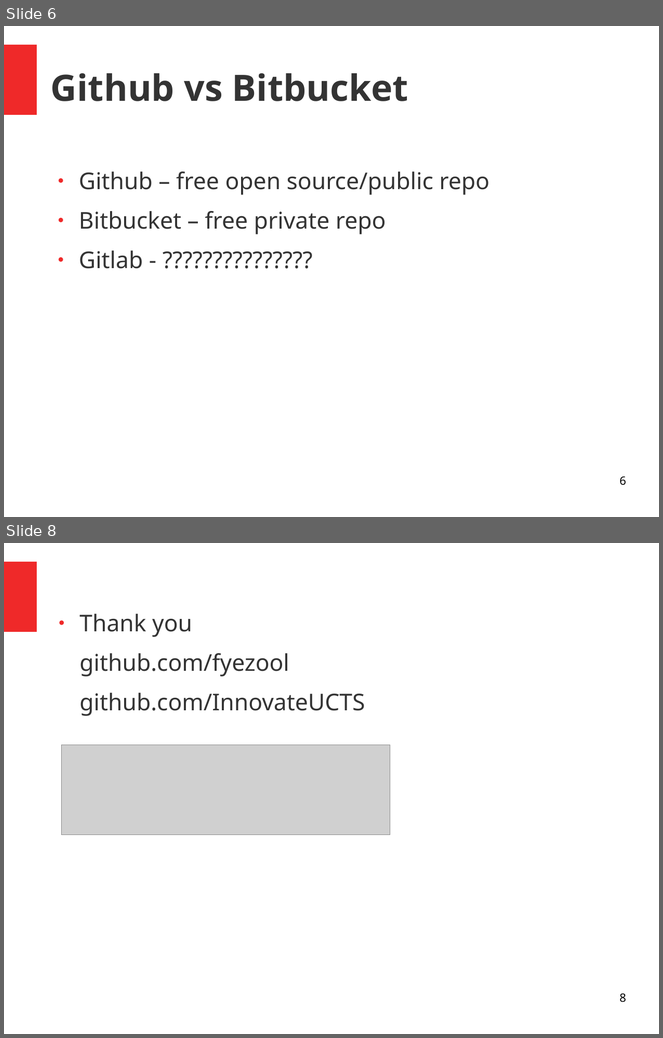
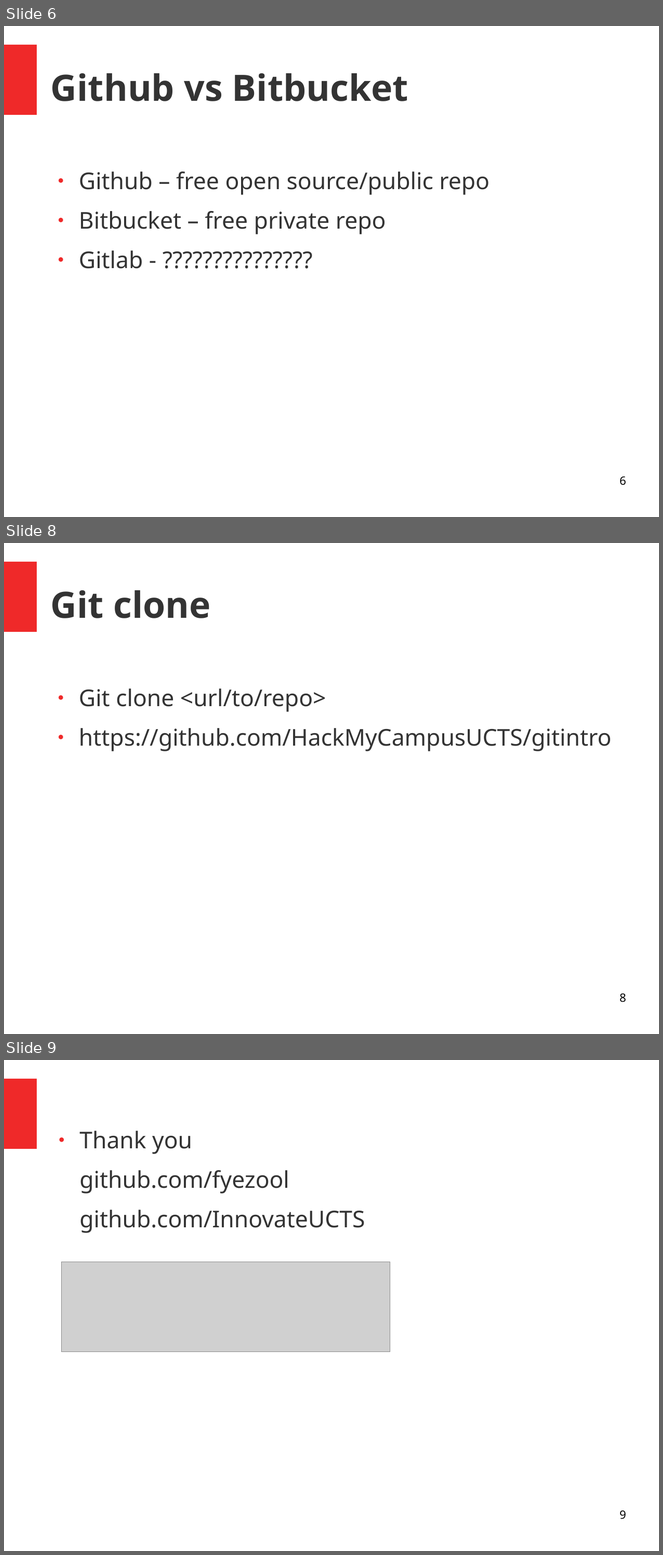
Before and after one commit to GrldAngelo-UnoBueno/gitintro, a slide deck: hackathon-ucts.odp. Shown one above the other, each under a label of ours: slides 6 and 8 before the commit, slides 6, 8 and 9 after it; the slides between them are not shown. The pictures are 663x1038 and 663x1555 pixels, drawn with LibreOffice and Linux fonts; fonts in the diff are those of the drawing; grey boxes stand for pictures. Boxes give left, top, right and bottom in pixels: in the first picture for what was removed or moved away, otherwise in the second. Text is boxed around its words. In the diff, an @@ line names an element or a change of style, - is before the commit and + after.

```diff
--- a/hackathon-ucts.odp
+++ b/hackathon-ucts.odp
@@ slide 8 added at <box>4,543,659,1034</box>, background #FFFFFF; not listed: 1 template element that a slide beside it also shows @@
@@ title added at <box>51,590,211,618</box>, 44 pt, text #333333, bold @@
+Git clone
@@ text added at <box>79,689,611,752</box>, 28 pt, text #333333 @@
+● Git clone <url/to/repo>
+● https://github.com/HackMyCampusUCTS/gitintro
@@ page number added at <box>620,994,626,1003</box>, 14 pt, text #000000 @@
+8
@@ what was slide 8 is now slide 9 @@
@@ page number at <box>620,1511,626,1520</box>: text changed @@
-8
+9
```
Also in this commit, not shown: 1 slide changed, 2 other files.
